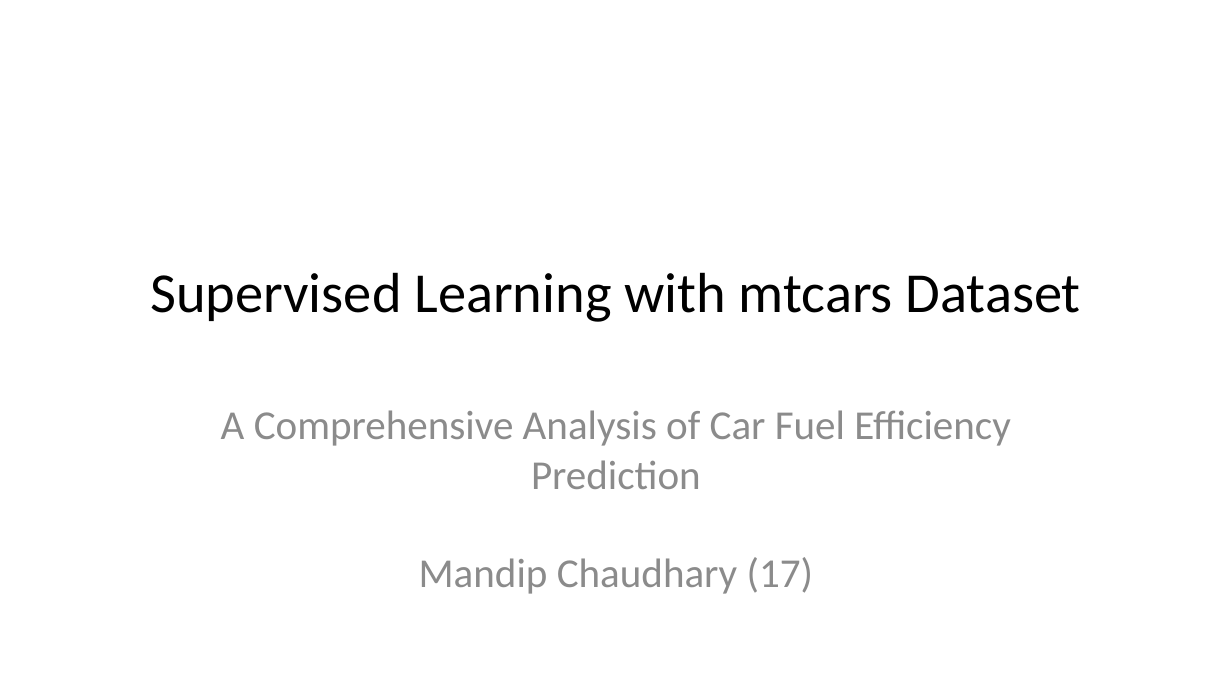
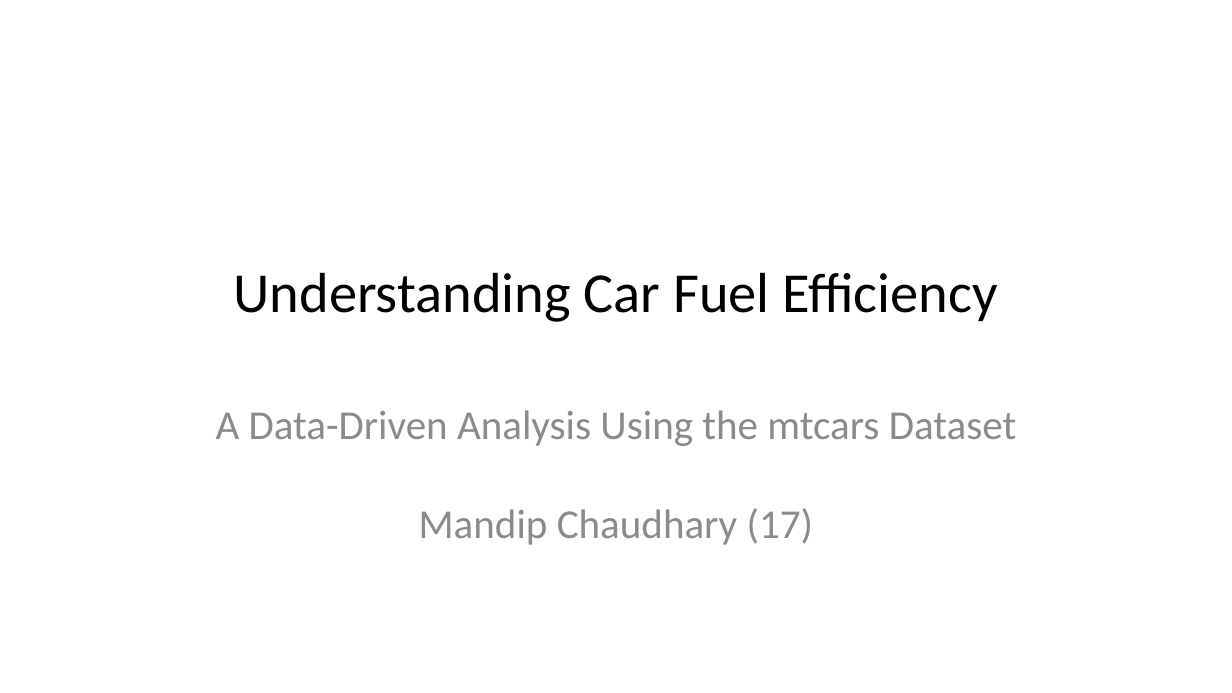
Before and after one commit to memandip/r-starter, a slide deck: slide 1 of presentation_1/supervised_learning.pptx. Drawn at 1232x693 pixels with LibreOffice and Linux fonts; fonts in the diff are those of the drawing. Boxes give left, top, right and bottom in pixels: in the first picture for what was removed or moved away, otherwise in the second. Text is boxed around its words. In the diff, an @@ line names an element or a change of style, - is before the commit and + after.

Commit message:
feat: add comprehensive README and presentation guide for car fuel efficiency analysis project

```diff
--- a/presentation_1/supervised_learning.pptx
+++ b/presentation_1/supervised_learning.pptx
@@ title at <box>234,272,997,322</box>: text changed @@
-Supervised Learning with mtcars Dataset
+Understanding Car Fuel Efficiency
@@ subtitle at <box>216,410,1016,545</box>: text changed @@
-A Comprehensive Analysis of Car Fuel Efficiency Prediction
-Mandip Chaudhary (17)
+A Data-Driven Analysis Using the mtcars Dataset
+Mandip Chaudhary (17)
```
Also in this commit, not shown: 5 other slides changed, 4 slides added, 7 slides removed, 6 other files.
